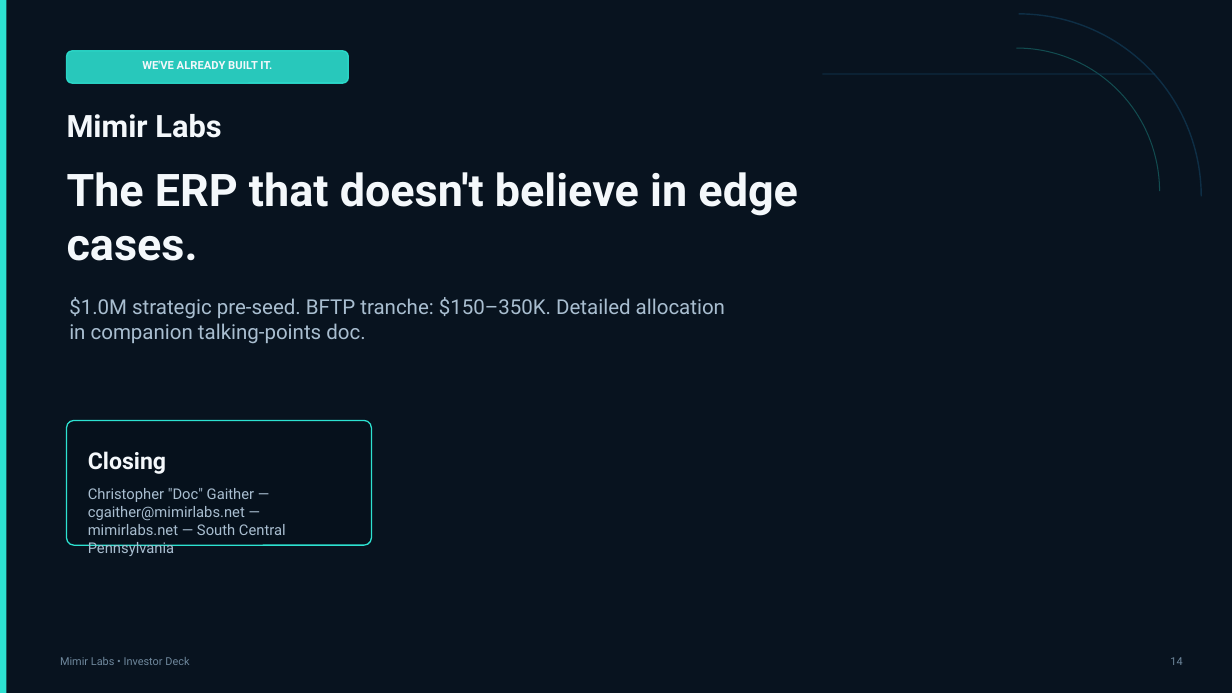
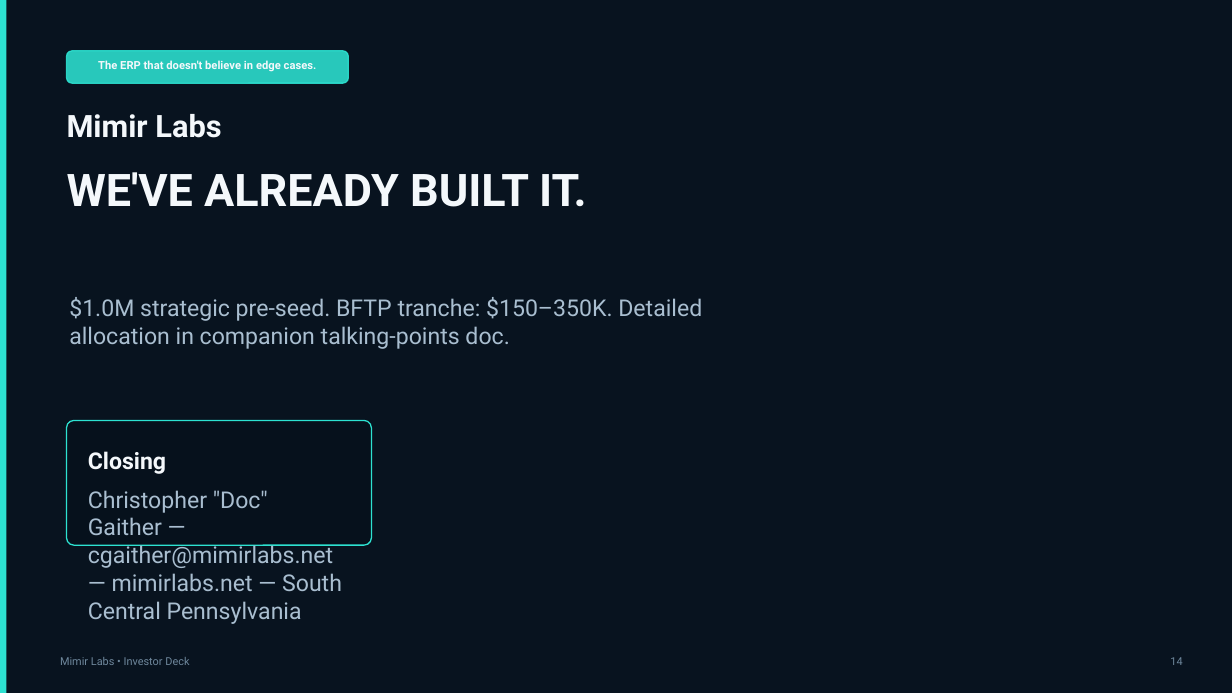
Before and after one commit to Mimir-Labs-LLC/docs, a slide deck: slide 14 of business/btfp/mimir_labs_investor_deck_rewrite_clean.pptx. Drawn at 1232x693 pixels with LibreOffice and Linux fonts; fonts in the diff are those of the drawing. Boxes give left, top, right and bottom in pixels: in the first picture for what was removed or moved away, otherwise in the second. Text is boxed around its words. In the diff, an @@ line names an element or a change of style, - is before the commit and + after.

```diff
--- a/business/btfp/mimir_labs_investor_deck_rewrite_clean.pptx
+++ b/business/btfp/mimir_labs_investor_deck_rewrite_clean.pptx
@@ arc (boxed as its full ellipse) removed at (x1=836, y1=14, x2=1202, y2=379) @@
@@ arc (boxed as its full ellipse) removed at (x1=873, y1=48, x2=1160, y2=335) @@
@@ text at (x1=98, y1=60, x2=317, y2=72): text changed @@
-WE'VE ALREADY BUILT IT.
+The ERP that doesn't believe in edge cases.
@@ line removed from (823, 74) to (1155, 74) @@
@@ text at (x1=67, y1=172, x2=587, y2=207): text changed @@
-The ERP that doesn't believe in edge cases.
+WE'VE ALREADY BUILT IT.
@@ text "$1.0M strategic pre-seed. BFTP tranche: ..." at (x1=69, y1=297, x2=702, y2=349): size 16 to 18 pt @@
@@ text "Christopher "Doc" Gaither — cgaither@mimirlabs.net ..." at (x1=88, y1=490, x2=342, y2=624): size 11.5 to 18 pt @@
```
Also in this commit, not shown: 13 other slides changed.
